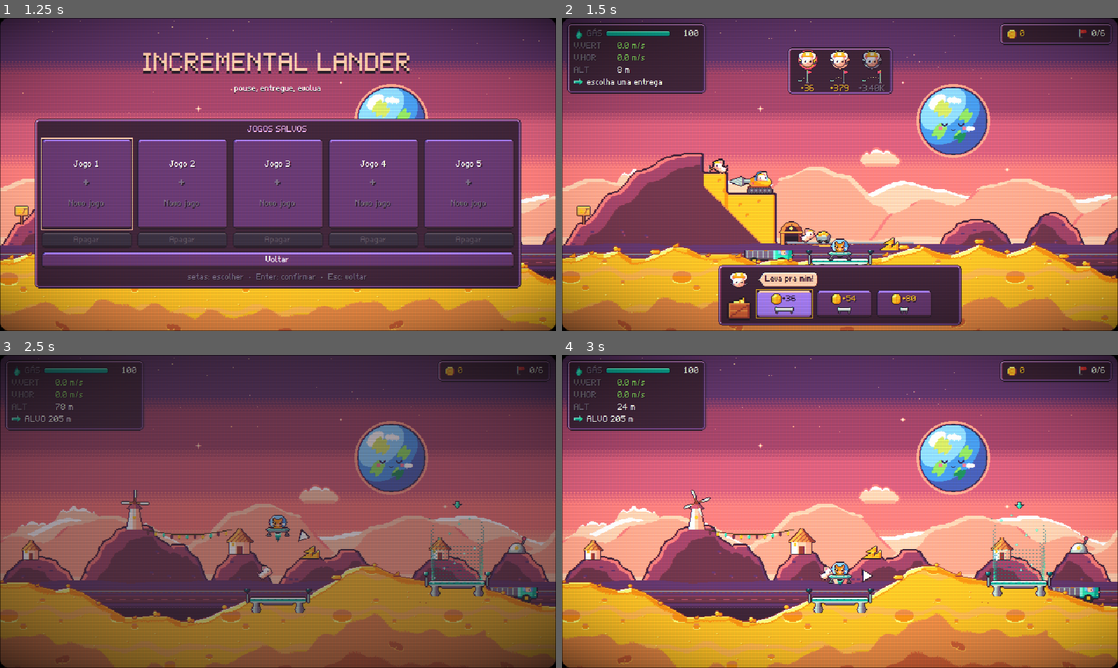
Above: before the commit, frames 1-4 (two rows, left to right).
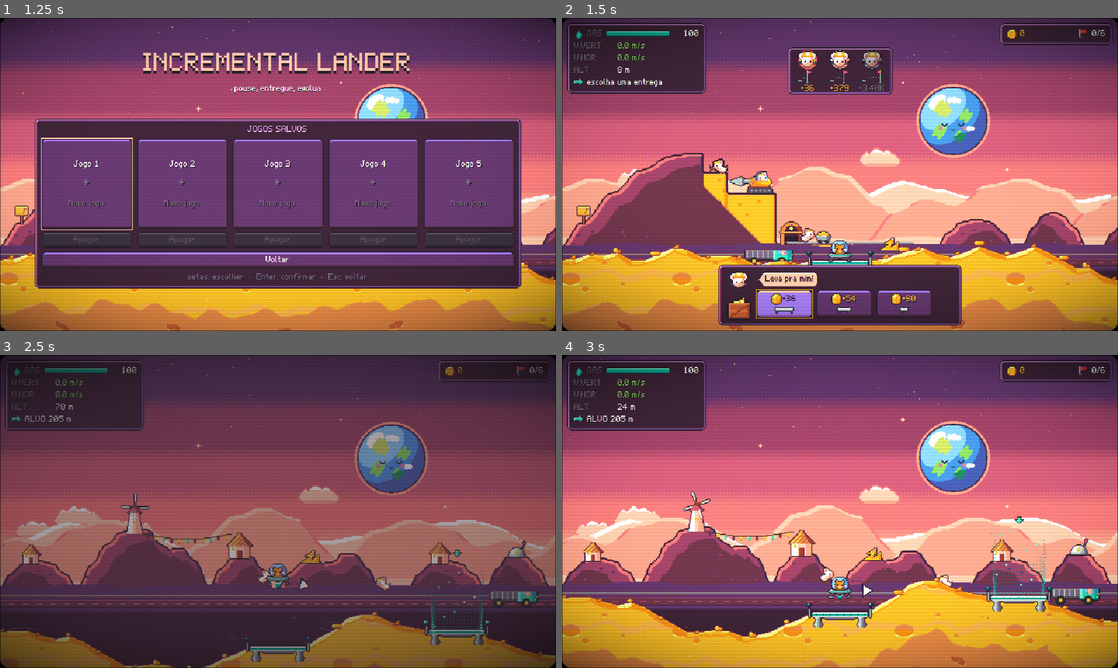
Above: after the commit, the same moments.

Repository: valdersonjr/incremental-lander
Game: Godot game, scene res://game/main.tscn
The game is run twice, just before and just after one commit, with the same random seed, the same clock (stepped at 60 frames per second) and the same inputs.
Inputs (mouse positions are in pixels of both pictures, inside the frame that each line leads up to):
- Up to frame 1 (1.25 s): click "Jogar" at 0.5 s
- Up to frame 2 (1.5 s): click (650, 183) at 1.27 s
- Up to frame 3 (2.5 s): click (244, 408) at 2.02 s
- Up to frame 4 (3 s): tap Enter (confirm) at 2.75 s; move the mouse to (962, 495) at 2.77 s; hold D (rotate_right) from 2.78 s (still down); hold Enter (confirm) from 2.78 s (still down); click (962, 495) at 2.92 s

Frame 1 is identical in both runs. In frame 2, 3.6% of the frame differs, in the area x 0-100%, y 70-100%; in frame 3, 26%, in the area x 0-100%, y 21-100%; in frame 4, 21%.

Commit message:
Corrige a tela parada no primeiro voo de um jogo novo
Co-Authored-By: Claude Opus 5.5 <noreply@anthropic.com>
Claude-Session: https://claude.ai/code/session_01JhKCi9Us7j2H5LJGQ5fDNT

Diff:
--- a/game/flight/flight.gd
+++ b/game/flight/flight.gd
@@ -144,6 +144,10 @@
 	lander.global_position = Vector2(float(start_pad["x"]), float(start_pad["y"]) - feet - 0.5)
 	lander.reset_physics_interpolation()
 	camera.global_position = lander.global_position
+	# a Flight nova entra enquanto a anterior (fundo do menu) ainda nao saiu da arvore: com a interpolacao de fisica,
+	# a Camera2D so liga o proprio processamento se ja for a atual -> sem make_current a tela ficava parada
+	# (ate um Esc pausar/despausar) no 1o voo de um jogo novo
+	camera.make_current()
 	var cam: Dictionary = WorldConfig.load_config()["camera"]
 	_lift_y = -float(cam["ground_lift_px"])
 	_shake = 0.0
--- /dev/null
+++ b/tests/integration/camera_follow.gd
@@ -0,0 +1,48 @@
+## Teste de integracao: a TELA acompanha a nave no 1o voo de um jogo novo (menu -> Jogar -> cartao vazio -> pedido ->
+## decolar). A Flight nova entrava com a do fundo do menu ainda na arvore e a Camera2D (interpolacao de fisica) ficava
+## sem processar: a nave subia e o canvas ficava parado ate um Esc. Mede o canvas_transform (o que se ve), nao a camera.
+## Pasta propria (user://itest_cam). Imprime CAMERA_FOLLOW_TEST OK ou FALHOU.
+extends Node
+
+const MAIN := preload("res://game/main.tscn")
+
+var _main: Node
+var _f := 0
+var _canvas_start := Vector2.ZERO
+var _lander_start := Vector2.ZERO
+
+
+func _ready() -> void:
+	SaveManager.enabled = true
+	SaveManager.set_dir("user://itest_cam")
+	for n in range(1, SaveManager.SLOTS + 1):
+		SaveManager.delete_slot(n)
+	_main = MAIN.instantiate()
+	add_child(_main)
+
+
+func _process(_d: float) -> void:
+	_f += 1
+	var title: TitleScreen = _main._title
+	match _f:
+		10:
+			(title.find_child("Play", true, false) as Button).pressed.emit()
+		14:
+			for b: Node in title.find_children("*", "Button", true, false):
+				if b.get_meta(&"focus_key", "") == "slot:2":
+					(b as Button).pressed.emit()
+		40:
+			_main._offers.offer_chosen.emit(0)
+		200:
+			_canvas_start = get_viewport().canvas_transform.origin
+			_lander_start = (_main._flight as Flight).lander.global_position
+			Input.action_press(&"thrust")
+		320:
+			Input.action_release(&"thrust")
+			var climbed := _lander_start.y - (_main._flight as Flight).lander.global_position.y
+			var scrolled := get_viewport().canvas_transform.origin.y - _canvas_start.y
+			var ok := climbed > 60.0 and scrolled > climbed * 0.5
+			for n in range(1, SaveManager.SLOTS + 1):
+				SaveManager.delete_slot(n)
+			print("CAMERA_FOLLOW_TEST " + ("OK" if ok else "FALHOU nave subiu %.0f px, tela andou %.0f px" % [climbed, scrolled]))
+			get_tree().quit(0 if ok else 1)
--- /dev/null
+++ b/tests/integration/camera_follow.tscn
@@ -0,0 +1,6 @@
+[gd_scene format=3]
+
+[ext_resource type="Script" path="res://tests/integration/camera_follow.gd" id="1_it"]
+
+[node name="CameraFollow" type="Node"]
+script = ExtResource("1_it")
Not shown, added: tests/integration/camera_follow.gd.uid
Not shown, changed: .claude/skills/godot-dev/references/patterns/INDEX.md
Not shown, added: .claude/skills/godot-dev/references/patterns/camera-swap.md
Not shown, changed: docs/HANDOFF.md
